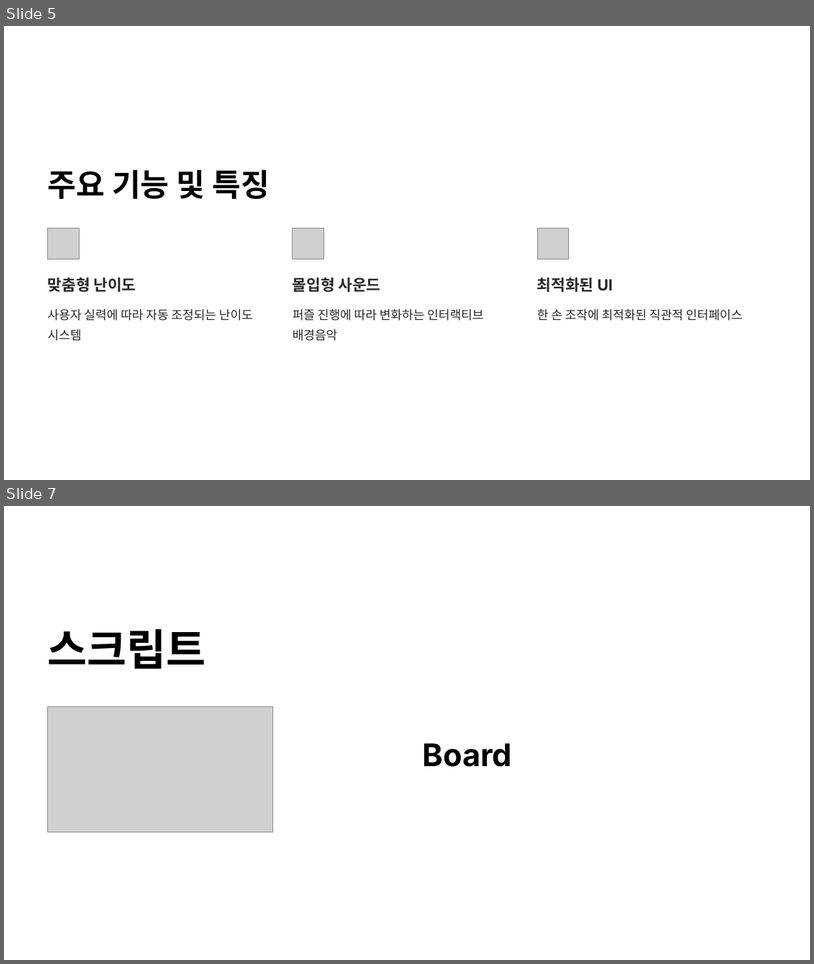
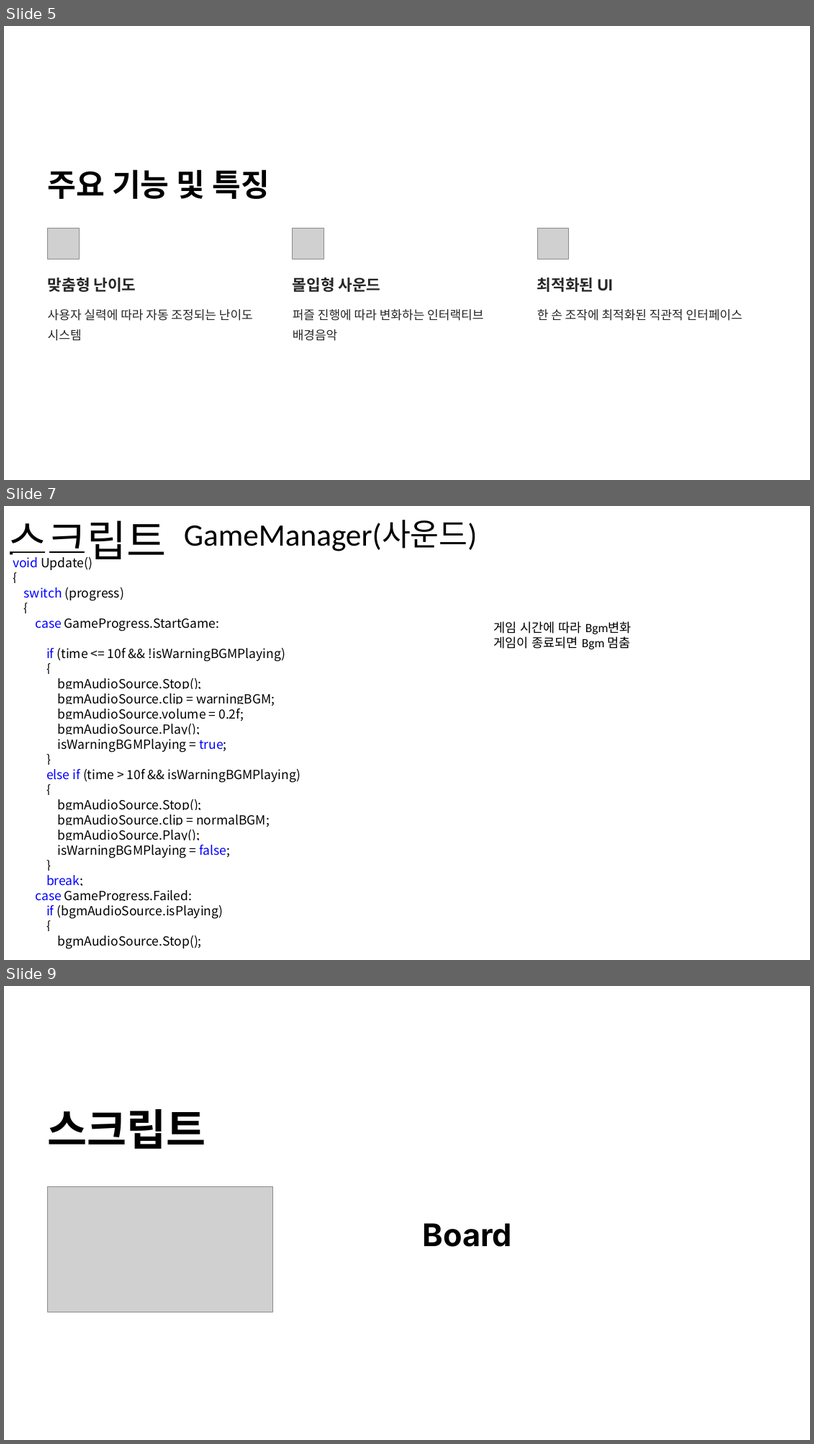
Before and after one commit to gyro1515/TeamProject_FindRtan, a slide deck: tzjqc37h0bnimw7.pptx. Shown one above the other, each under a label of ours: slides 5 and 7 before the commit, slides 5, 7 and 9 after it; the slides between them are not shown. The pictures are 814x964 and 814x1444 pixels, drawn with LibreOffice and Linux fonts; fonts in the diff are those of the drawing; grey boxes stand for pictures; background and template pictures are left out. Boxes give left, top, right and bottom in pixels: in the first picture for what was removed or moved away, otherwise in the second. Text is boxed around its words. In the diff, an @@ line names an element or a change of style, - is before the commit and + after.

```diff
--- a/tzjqc37h0bnimw7.pptx
+++ b/tzjqc37h0bnimw7.pptx
@@ slide 7 added at box(4, 506, 810, 960), background #FFFFFF; not listed: 1 template element that a slide beside it also shows @@
@@ text added at box(8, 520, 166, 568), 61.5 pt, text #000000 @@
+스크립트
@@ text added at box(184, 520, 478, 551), 44.5 pt, text #000000 @@
+GameManager(사운드)
@@ text added at box(13, 557, 301, 949), 18 pt, text #000000 @@
+void Update()
+{
+switch (progress)
+{
+case GameProgress.StartGame:
+if (time <= 10f && !isWarningBGMPlaying)
+{
+bgmAudioSource.Stop();
+bgmAudioSource.clip = warningBGM;
+bgmAudioSource.volume = 0.2f;
+bgmAudioSource.Play();
+isWarningBGMPlaying = true;
+}
+else if (time > 10f && isWarningBGMPlaying)
+{
+bgmAudioSource.Stop();
+bgmAudioSource.clip = normalBGM;
+bgmAudioSource.Play();
+isWarningBGMPlaying = false;
+}
+break;
+case GameProgress.Failed:
+if (bgmAudioSource.isPlaying)
+{
+bgmAudioSource.Stop();
@@ text added at box(494, 621, 632, 649), 18 pt, text #000000 @@
+게임 시간에 따라 Bgm변화
+게임이 종료되면 Bgm 멈춤
@@ rectangle added at box(710, 933, 810, 953), fill #FFFFFF, outline #FFFFFF 1 pt @@
@@ what was slide 7 is now slide 9 @@
```
Also in this commit, not shown: 1 slide changed, 1 other slide added.
